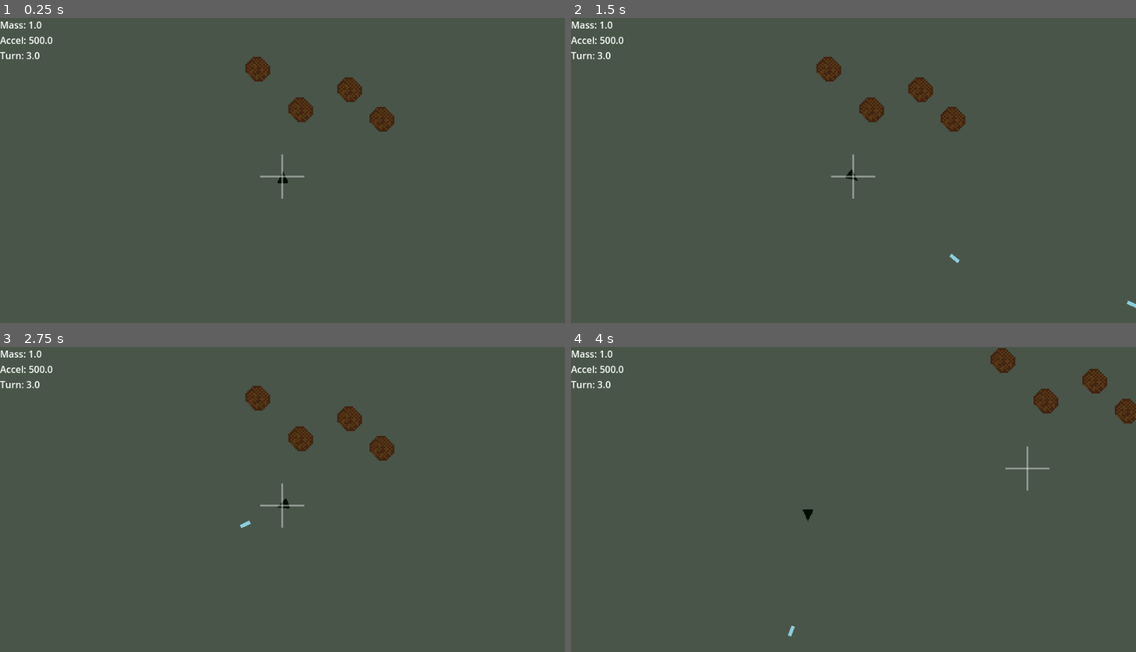
Above: before the commit, frames 1-4 (two rows, left to right).
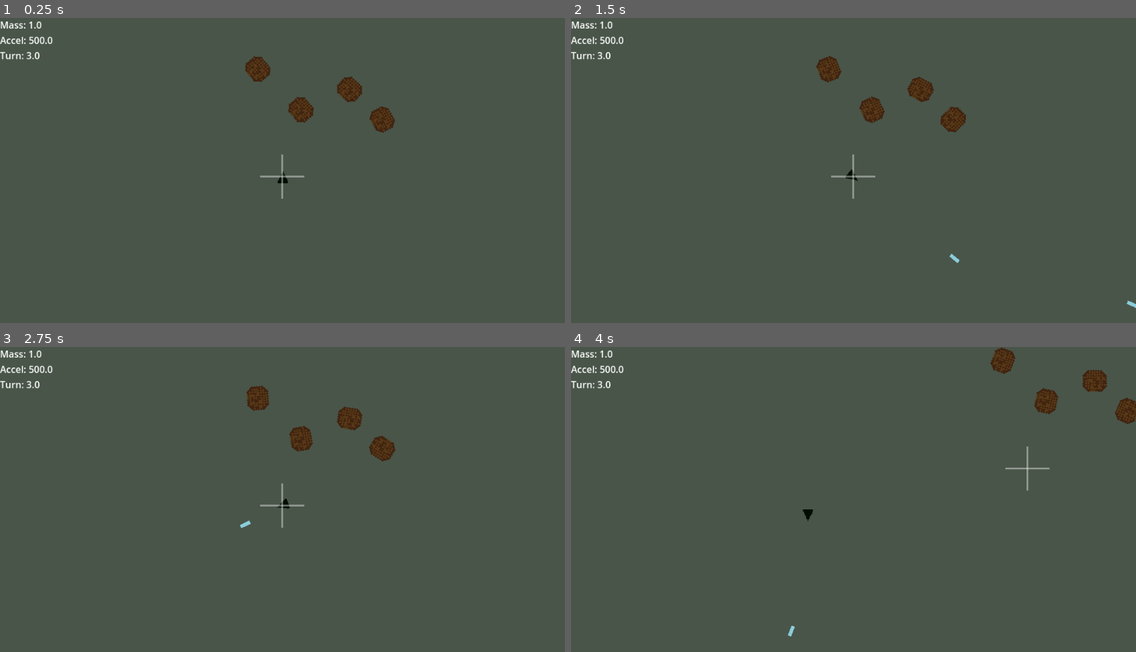
Above: after the commit, the same moments.

Repository: DMAlexander/katamari-asteroids
Game: Godot game, scene res://scenes/levels/test_level.tscn
Two runs of this game, one before a commit and one after it. Both use one fixed random seed, a clock stepped at 60 frames per second and the inputs below.
Inputs:
- Up to frame 1 (0.25 s): no input
- Up to frame 2 (1.5 s): hold D (move_right) 0.53-1.28 s; hold Space (shoot) 0.53-1.28 s; hold S (brake) from 1.28 s (still down); tap Space (shoot) at 1.35 s
- Up to frame 3 (2.75 s): tap Enter at 2 s; release S (brake) at 2.03 s; hold D (move_right) from 2.03 s (still down); hold Space (shoot) from 2.03 s (still down)
- Up to frame 4 (4 s): release D (move_right) at 2.78 s; release Space (shoot) at 2.78 s; hold W (move_forward) 2.78-3.53 s; tap Space (shoot) at 2.85 s; hold A (move_left) from 3.53 s (still down); hold Space (shoot) from 3.53 s (still down)

The runs differ from the first frame. In frame 1, 0.1% of the frame differs, in the area x 43-70%, y 12-38%; in frame 2, 0.2%; in frame 3, 0.3%; in frame 4, 0.3%.

Commit message:
Give asteroids rotation

Diff:
--- a/scenes/debris/debris.gd
+++ b/scenes/debris/debris.gd
@@ -11,10 +11,13 @@
 @export var size := DebrisSize.LARGE
 ##@export var debris_scene: PackedScene
 
+@export var spin_speed := 0.5
+
 var velocity := Vector2.ZERO
 
 func _ready():
 	apply_size_data()
+	spin_speed = randf_range(-1.2, 1.2)
 
 func apply_size_data():
 
@@ -35,8 +38,9 @@
 func _process(delta):
 
 	global_position += velocity * delta
-
 	velocity *= 0.98
+	rotation += spin_speed * delta
+	rotation += sin(Time.get_ticks_msec() * 0.001) * 0.002
 
 func take_damage(amount: int):
 	health -= amount
